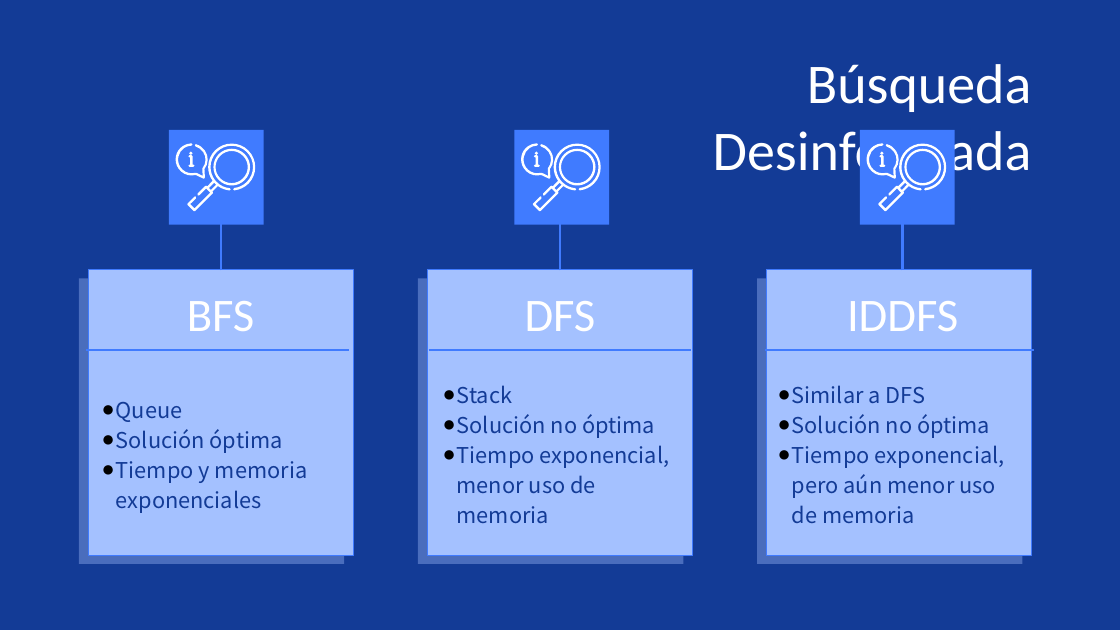
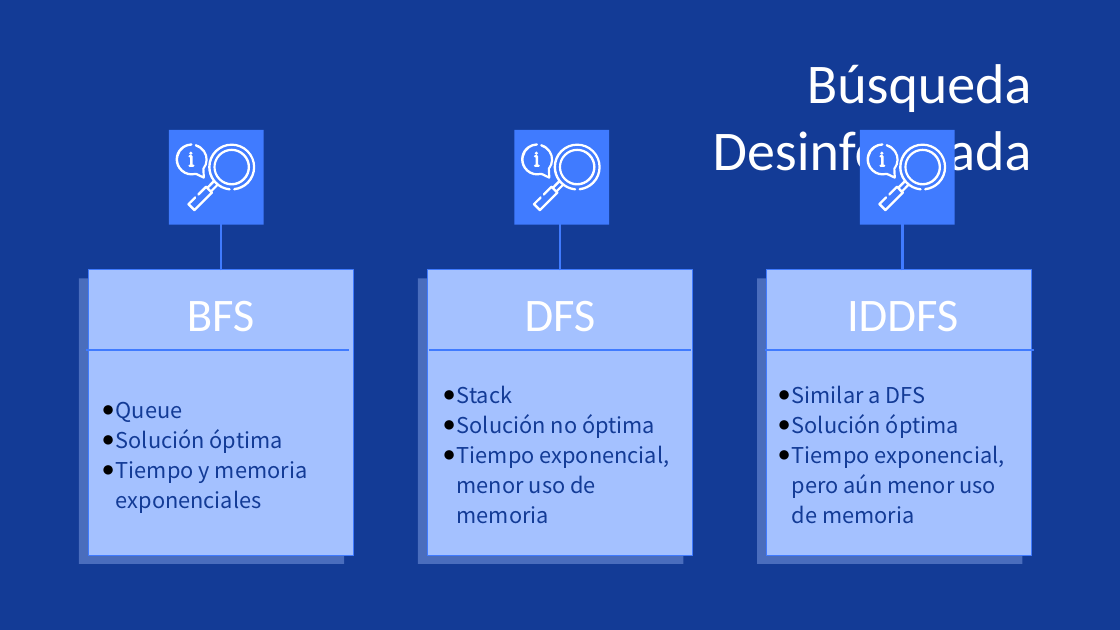
Before and after one commit to tpuig99/SIA, a slide deck: slide 5 of TP1/TP1.pptx. Drawn at 1120x630 pixels with LibreOffice and Linux fonts; fonts in the diff are those of the drawing. Boxes give left, top, right and bottom in pixels: in the first picture for what was removed or moved away, otherwise in the second. Text is boxed around its words. In the diff, an @@ line names an element or a change of style, - is before the commit and + after.

```diff
--- a/TP1/TP1.pptx
+++ b/TP1/TP1.pptx
@@ subtitle at (792, 414, 959, 438): text changed @@
-● Solución no óptima
+● Solución óptima
```
Also in this commit, not shown: 7 other slides changed, 1 other file.
